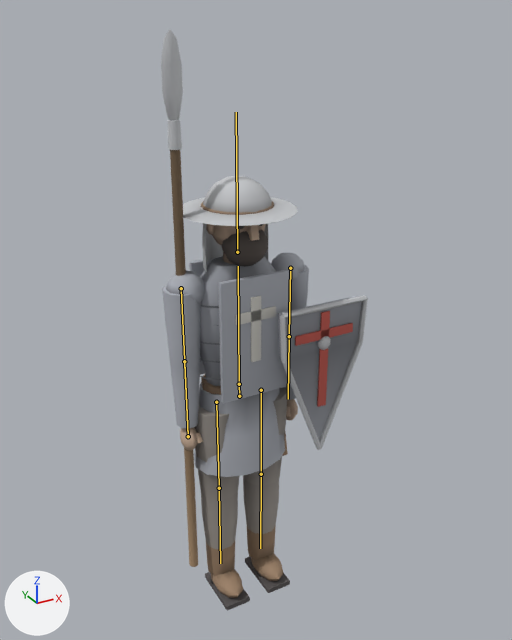
The glTF model Game/models/figures/medieval_soldier_2.glb, before and after one commit.
Camera for both pictures: a camera (50 mm lens) standing at (-0.633, -1.226, 1.297) and looking at (0.043, 0.001, 0.684). Lighting does not change. The marker at lower left points along +X, +Y and +Z. The older version comes first. The bones that bend it are drawn over the model as lines.

The first picture shows 'Body_Detail', 'Body_Uniform', 'Body_UniformDark'.
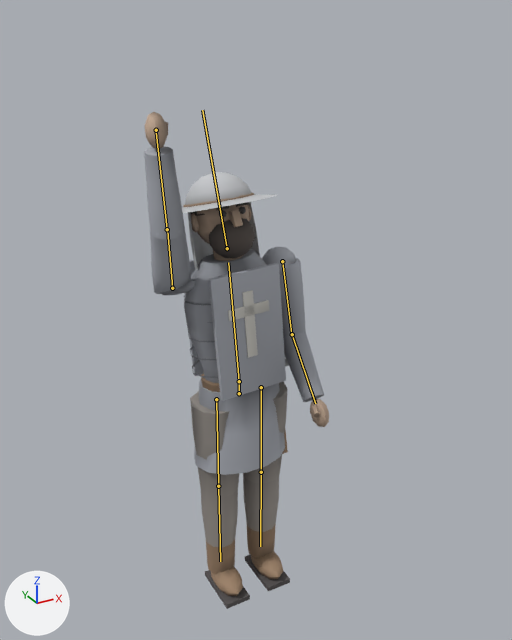
The newer file adds an action. The first version stands in its rest pose; the second is drawn at frame 25 of the action 'Cheer'.

Boxes (x1, y1, x2, y2) around the edits, measured in the pictures (512 x 640 px):
'Body_Uniform', posed (9% narrower, 46% taller): before (163, 252, 361, 477); after (144, 146, 324, 475)
'Body_Detail', posed (11% narrower, 15% shorter): before (161, 29, 368, 611); after (145, 112, 329, 609)
bone 'Hips', root to tip: before (239, 396) to (239, 384); after (239, 393) to (239, 381)
bone 'Spine', root to tip: before (239, 384) to (238, 266); after (239, 381) to (228, 262)
bone 'Head', root to tip: before (237, 252) to (236, 112); after (227, 248) to (202, 110)
bone 'UpperArm.L', root to tip: before (290, 268) to (289, 335); after (282, 261) to (291, 333)
bone 'Forearm.L', root to tip: before (289, 336) to (288, 399); after (292, 334) to (315, 403)
bone 'Shield', root to tip: before (289, 336) to (288, 399); after (292, 334) to (292, 334)
bone 'UpperArm.R', root to tip: before (181, 288) to (184, 360); after (172, 288) to (167, 230)
bone 'Forearm.R', root to tip: before (184, 361) to (188, 435); after (167, 229) to (156, 132)
bone 'Weapon', root to tip: before (188, 436) to (184, 363); after (156, 130) to (156, 130)

What the commit changed:
Bone 'Hips' (bone_hips) moves from (0.0, 0.0, 0.0) to (0.0, 0.006, 0.0).
Bone 'Spine' (bone_spine) turns from (0, 0, 0) to (-3, 0, 3) degrees about its own x, y and z.
Bone 'Head' (bone_head) turns from (0, 0, 0) to (-12, 0, 0) degrees about its own x, y and z.
Bone 'UpperArm.L' (bone_upperarm_l) turns from (0, 0, 0) to (-10, 6, 0) degrees about its own x, y and z.
Bone 'Forearm.L' (bone_forearm_l) turns from (0, 0, 0) to (-30, 0, 0) degrees about its own x, y and z.
Bone 'Shield' (bone_shield) is rescaled from (1.0, 1.0, 1.0) to (0.0, 0.0, 0.0).
Bone 'UpperArm.R' (bone_upperarm_r) turns from (0, 0, 0) to (-150, 18, 0) degrees about its own x, y and z.
Bone 'Forearm.R' (bone_forearm_r) turns from (0, 0, 0) to (-20, 0, 0) degrees about its own x, y and z.
Bone 'Weapon' (bone_weapon) turns from (0, 0, 0) to (46, 0, 0) degrees about its own x, y and z.
Bone 'Weapon' (bone_weapon) is rescaled from (1.0, 1.0, 1.0) to (0.0, 0.0, 0.0).
